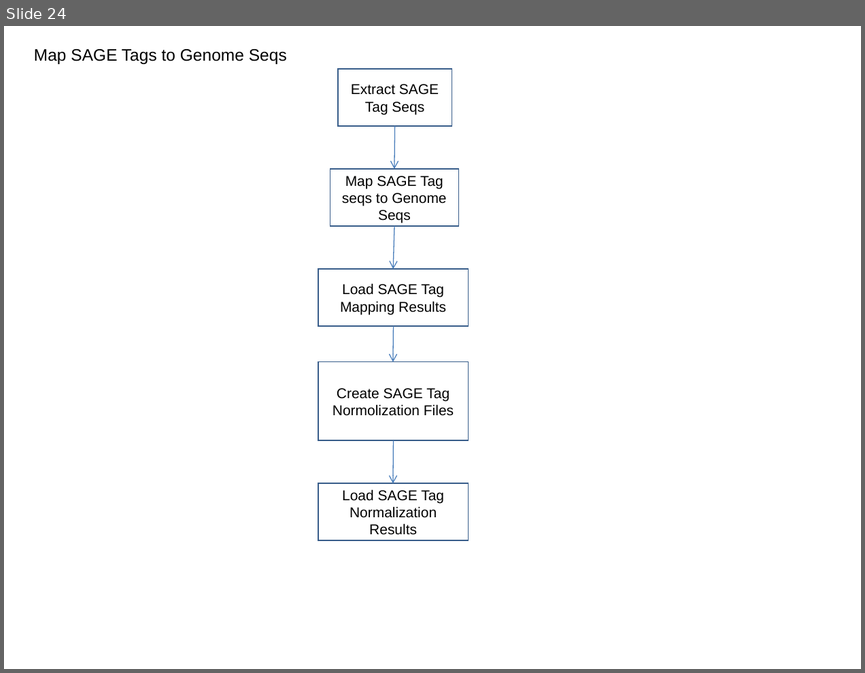
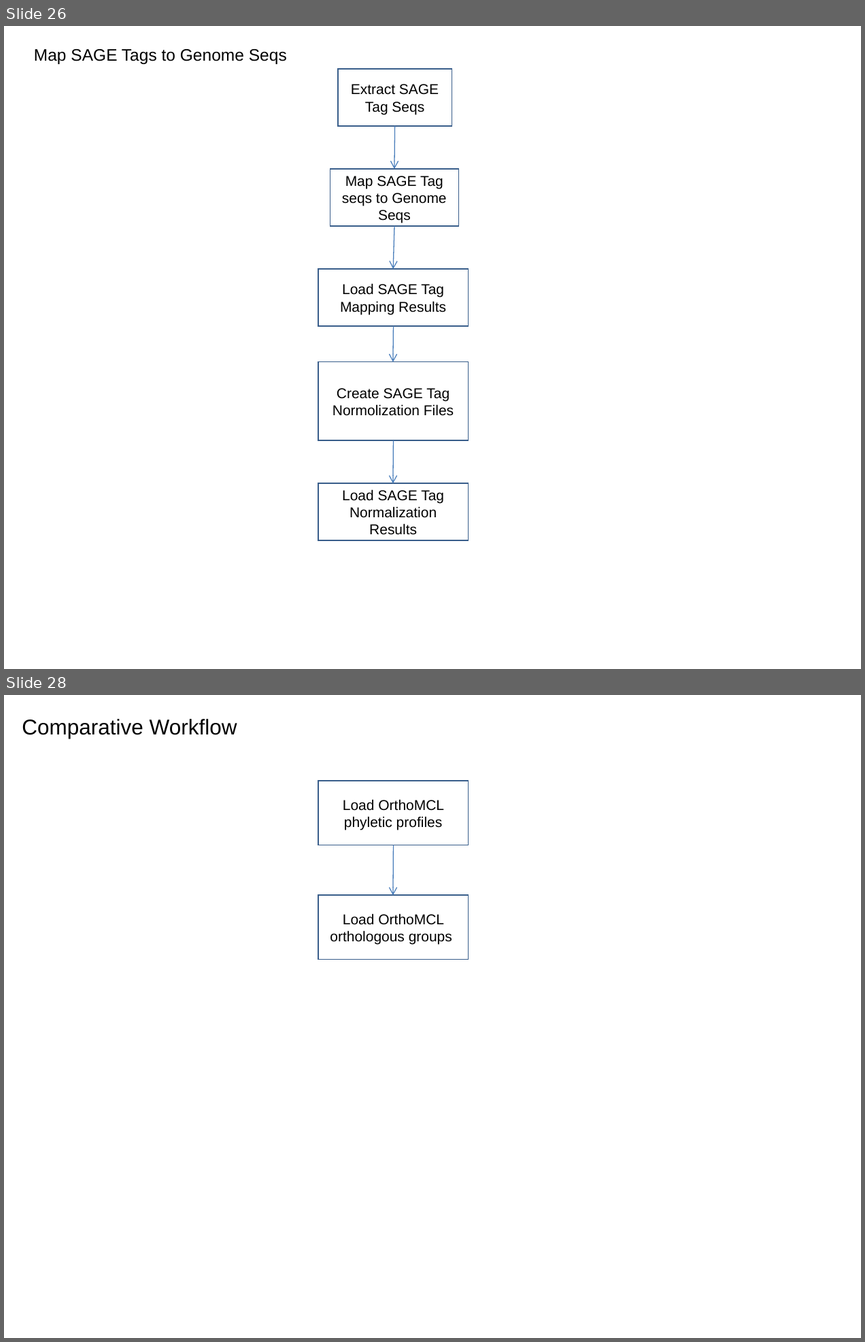
Before and after one commit to VEuPathDB/ApiCommonWorkflow, a slide deck: Main/doc/IntegratedWorkflow.ppt. Shown one above the other, each under a label of ours: slide 24 before the commit, slides 26 and 28 after it; the slides between them are not shown. The pictures are 865x673 and 865x1342 pixels, drawn with LibreOffice and Linux fonts; fonts in the diff are those of the drawing. Boxes give left, top, right and bottom in pixels: in the first picture for what was removed or moved away, otherwise in the second. Text is boxed around its words. In the diff, an @@ line names an element or a change of style, - is before the commit and + after.

```diff
--- a/Main/doc/IntegratedWorkflow.ppt
+++ b/Main/doc/IntegratedWorkflow.ppt
@@ slide 28 added at [4, 695, 861, 1338], background #FFFFFF @@
@@ text added at [22, 719, 237, 739], 18 pt, text #000000 @@
+Comparative Workflow
@@ rectangle added at [318, 781, 468, 845], outline #385D8A 0.99 pt, 12 pt, text #000000 @@
+Load OrthoMCL phyletic profiles
@@ arrow added from (393, 845) to (393, 896), #4A7EBB 0.74 pt @@
@@ rectangle added at [318, 895, 468, 959], outline #385D8A 0.99 pt, 12 pt, text #000000 @@
+Load OrthoMCL orthologous groups
@@ what was slide 24 is now slide 26 @@
```
Also in this commit, not shown: 8 slides changed, 3 other slides added, 1 slide removed.
